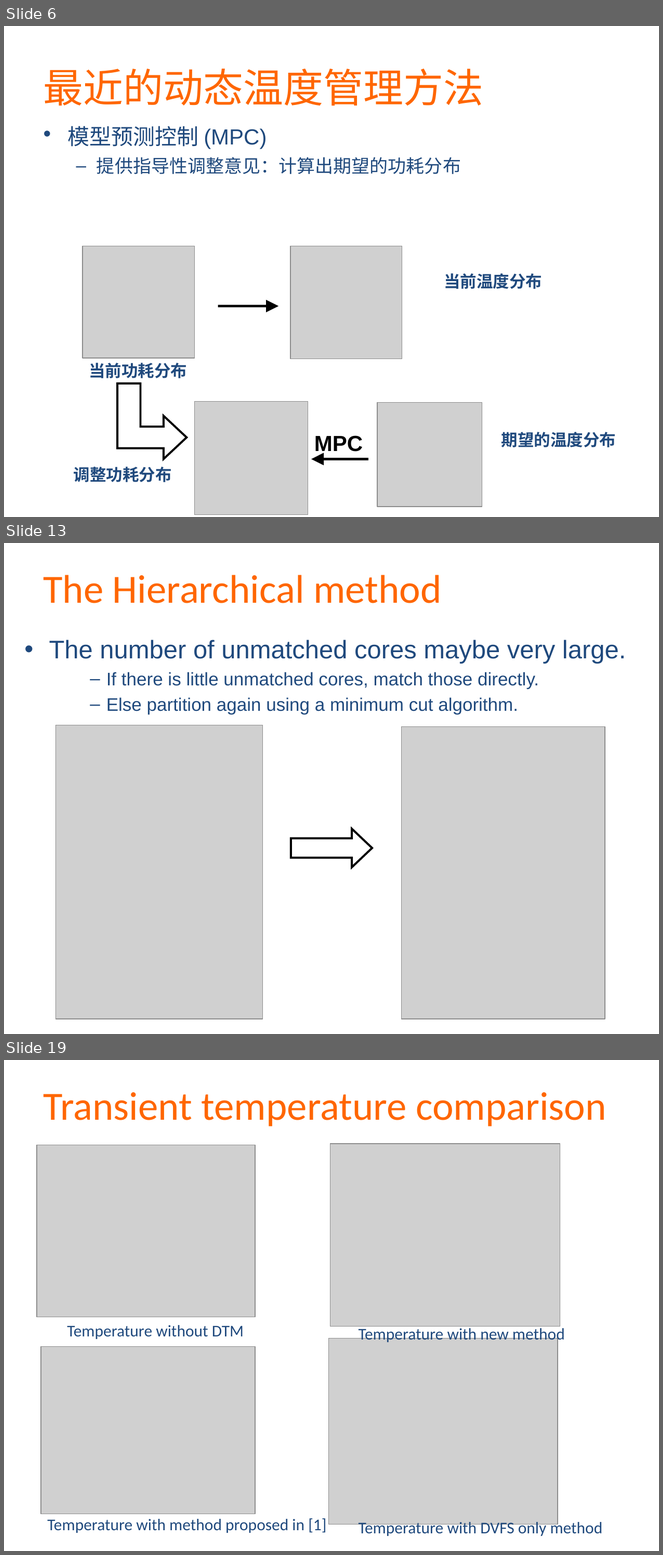
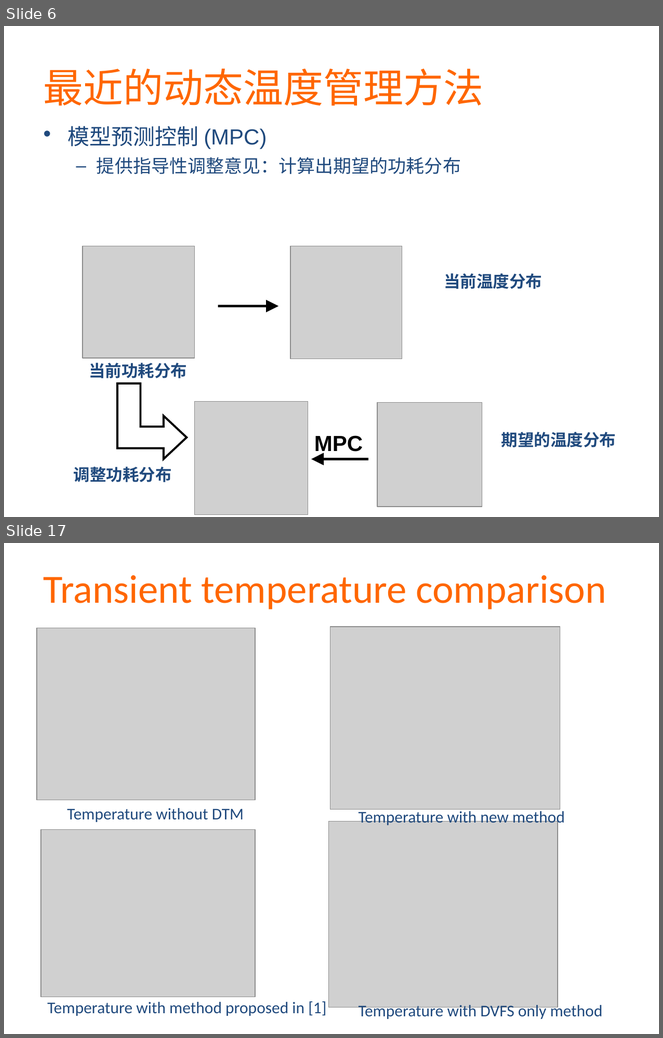
Before and after one commit to martian9/xin-yuan-houqin, a slide deck: ppt/majian.pptx. Shown one above the other, each under a label of ours: slides 6, 13 and 19 before the commit, slides 6 and 17 after it; the slides between them are not shown. The pictures are 663x1555 and 663x1038 pixels, drawn with LibreOffice and Linux fonts; fonts in the diff are those of the drawing; grey boxes stand for pictures. Boxes give left, top, right and bottom in pixels: in the first picture for what was removed or moved away, otherwise in the second. Text is boxed around its words. In the diff, an @@ line names an element or a change of style, - is before the commit and + after.

```diff
--- a/ppt/majian.pptx
+++ b/ppt/majian.pptx
@@ slide 13 removed at (4, 543, 659, 1034), background #FFFFFF @@
@@ text removed at (43, 575, 442, 603) @@
-The Hierarchical method
@@ text removed at (49, 640, 626, 715) @@
-  • The number of unmatched cores maybe very large.
-    – If there is little unmatched cores, match those directly.
-    – Else partition again using a minimum cut algorithm.
@@ picture removed at (56, 725, 263, 1019) @@
@@ picture removed at (402, 727, 606, 1019) @@
@@ right arrow removed at (291, 828, 372, 867) @@
@@ what was slide 19 is now slide 17 @@
```
Also in this commit, not shown: 6 slides changed, 6 slides added, 7 other slides removed.
